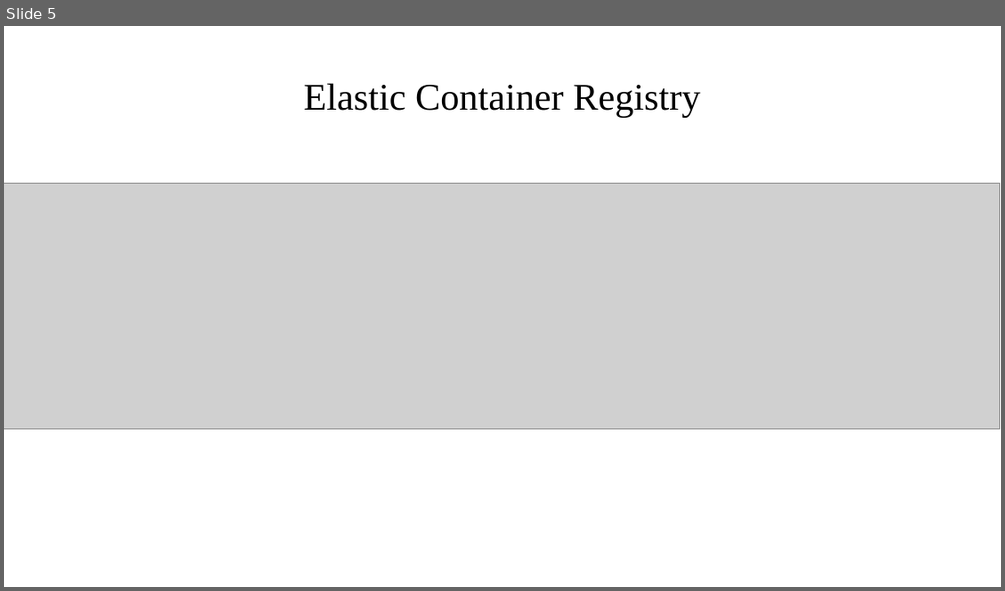
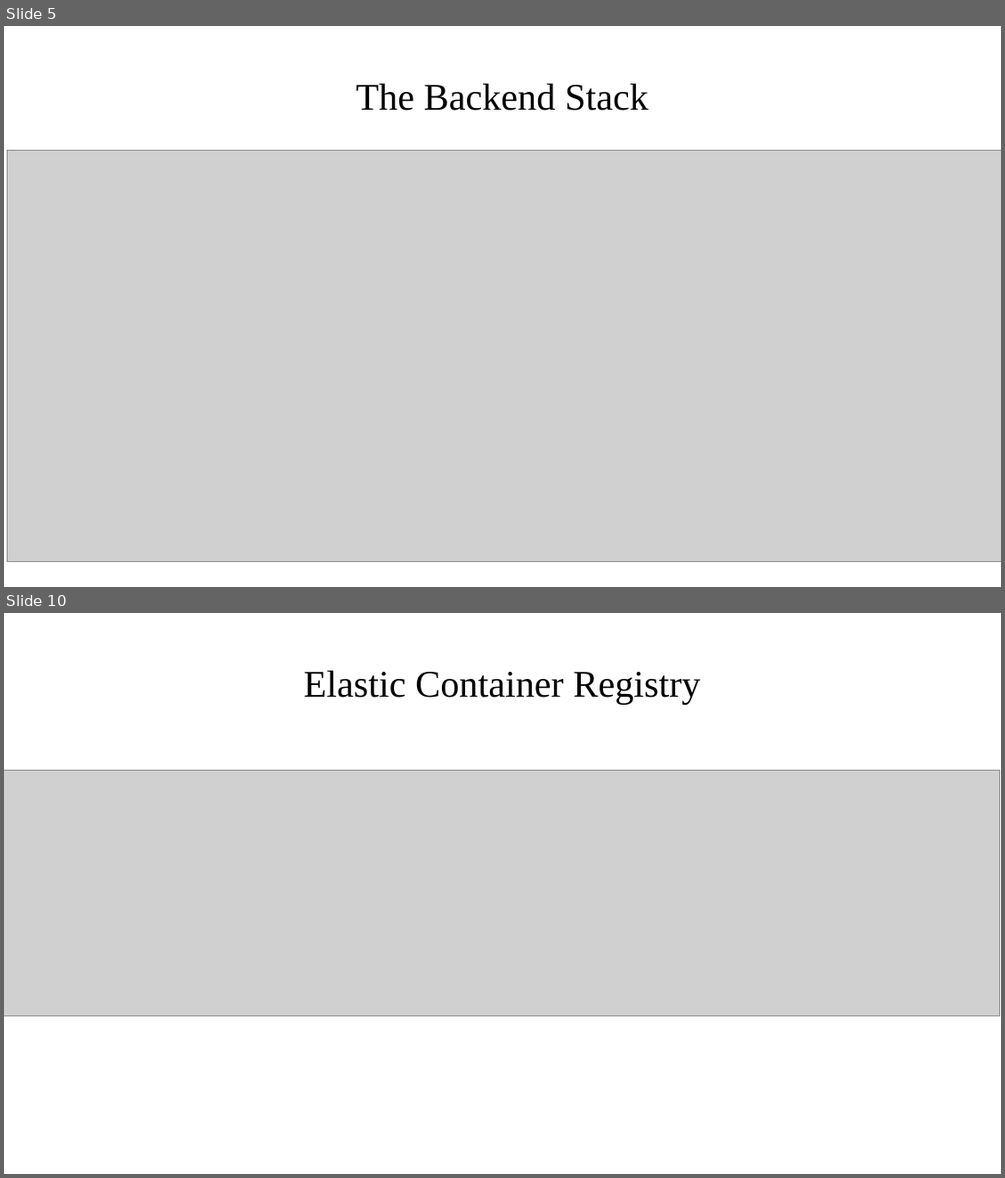
Before and after one commit to vmalani27/bvm_internship_project_12, a slide deck: AWS Architecture documentation.odp. Shown one above the other, each under a label of ours: slide 5 before the commit, slides 5 and 10 after it; the slides between them are not shown. The pictures are 1005x591 and 1005x1178 pixels, drawn with LibreOffice and Linux fonts; fonts in the diff are those of the drawing; grey boxes stand for pictures. Boxes give left, top, right and bottom in pixels: in the first picture for what was removed or moved away, otherwise in the second. Text is boxed around its words. In the diff, an @@ line names an element or a change of style, - is before the commit and + after.

```diff
--- a/AWS Architecture documentation.odp
+++ b/AWS Architecture documentation.odp
@@ slide 5 added at [4,26,1001,587], background #FFFFFF @@
@@ title added at [356,83,648,111], 30 pt, text #000000 @@
+The Backend Stack
@@ picture added at [8,151,1001,562] @@
@@ what was slide 5 is now slide 10 @@
```
Also in this commit, not shown: 2 slides changed, 7 other slides added, 5 slides removed, 11 other files.
